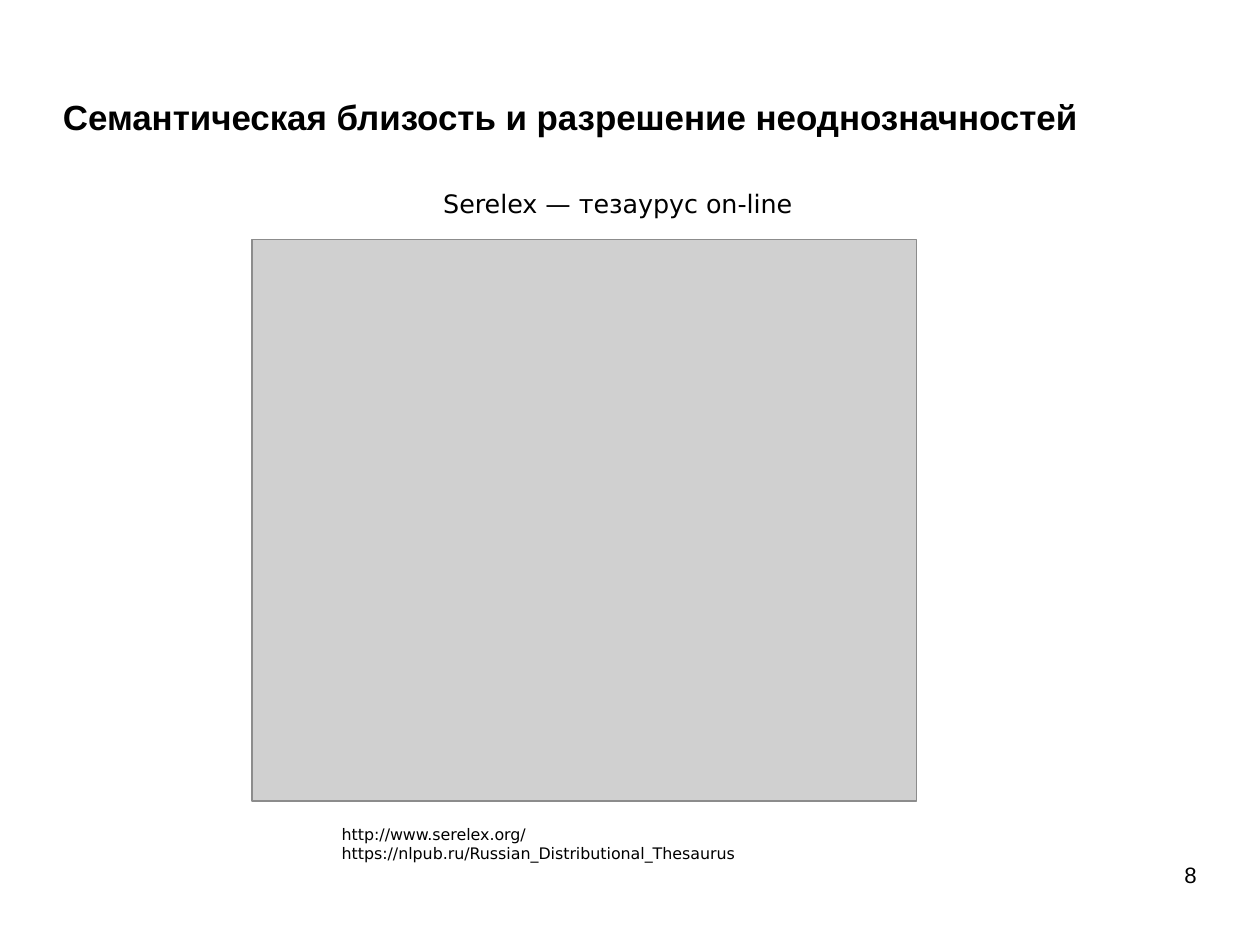
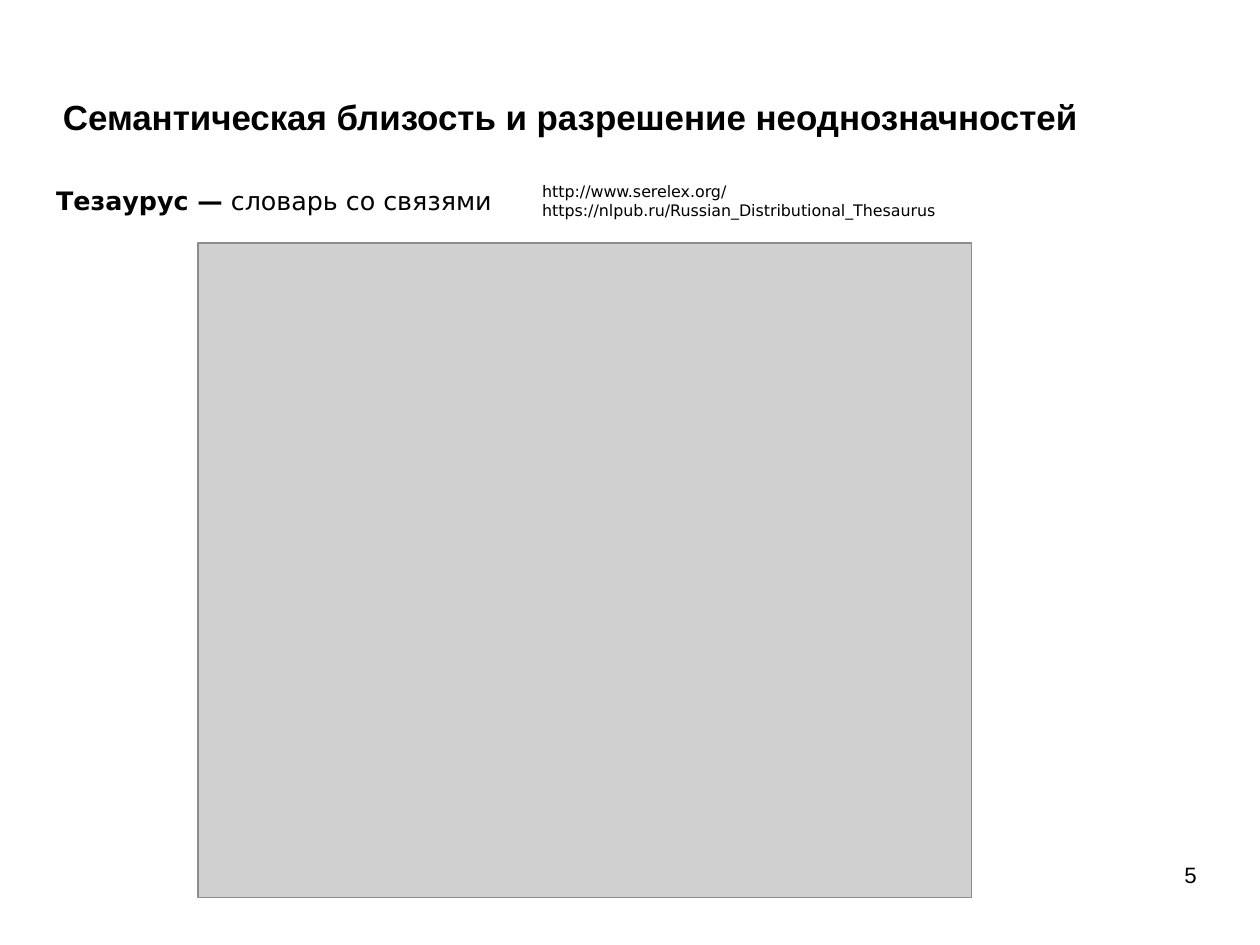
Before and after one commit to mechanoid5/ml_nlp_2022, a slide deck: slide 5 of 10-semantic.odp (slide 8 before the commit). Drawn at 1260x945 pixels with LibreOffice and Linux fonts; fonts in the diff are those of the drawing; grey boxes stand for pictures; background and template pictures are left out. Boxes give left, top, right and bottom in pixels: in the first picture for what was removed or moved away, otherwise in the second. Text is boxed around its words. In the diff, an @@ line names an element or a change of style, - is before the commit and + after.

```diff
--- a/10-semantic.odp
+++ b/10-semantic.odp
@@ text "http://www.serelex.org/": place and size @@
-text "http://www.serelex.org/" at box(342, 828, 735, 863)
+text "http://www.serelex.org/" at box(542, 185, 935, 220)
@@ text added at box(56, 191, 491, 216), 16 pt, text #000000 @@
+Тезаурус — словарь со связями
@@ text removed at box(443, 193, 792, 218) @@
-Serelex — тезаурус on-line
@@ picture: place and size @@
-picture at box(252, 239, 916, 800)
+picture at box(198, 244, 972, 898)
@@ page number at box(1184, 867, 1196, 884): text changed @@
-8
+5
```
Also in this commit, not shown: 4 other slides changed, 2 slides removed, 10 other files.
